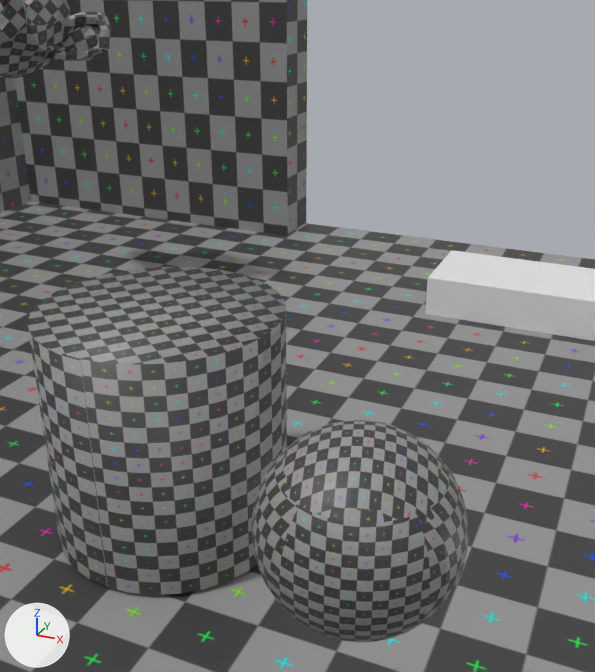
The Blender file tools/blendfiles/26/07-Physics.blend as it was, and as the next commit left it.
Both versions are drawn from a 50 mm camera at (2.28, -6.56, 16.61) aimed at (-5.05, 10.05, 8.46). Every picture has the same lights, and +X, +Y and +Z are marked at lower left.

Names of what the first picture shows: 'Cylinder', 'Main', 'Sensor1', 'Sphere', 'Suzanne'.
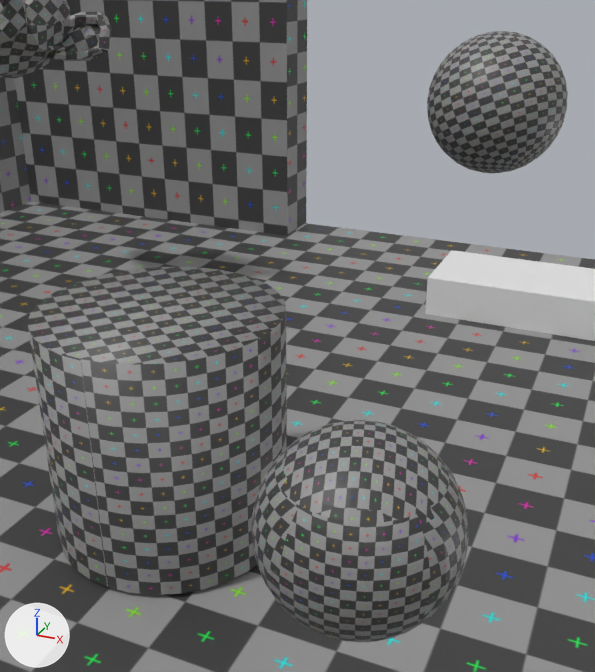
The change, as a diff of the scene's bpy script:
```diff
--- a/tools/blendfiles/26/07-Physics.blend.py
+++ b/tools/blendfiles/26/07-Physics.blend.py
@@ me_sphere_001 @@
+me_sphere_001.from_pydata(...)  # a UV sphere (32 segments, 16 rings, poles along z) spanning x -1.65..1.65, y -1.65..1.65, z -1.65..1.65
+me_sphere_001.polygons.foreach_set('use_smooth', [True] * 512)
+me_sphere_001.materials.append(mat_untitled)  # picture img_untitled
@@ ob_sphere_001 @@
+ob_sphere_001 = bpy.data.objects.new('Sphere.001', me_sphere_001)
+ob_sphere_001.location = (-1.6, 14.08, 13.56)
```

Where the change shows, as pixel boxes (x1, y1, x2, y2) in the pictures (595 x 672 px):
'Sphere.001', added
    after: (427, 31, 568, 173)
